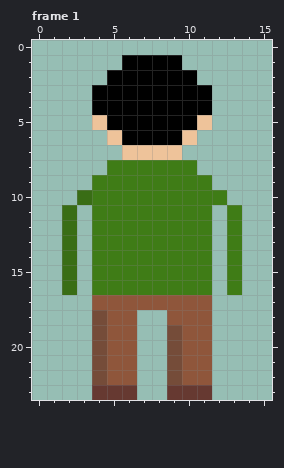
A pixel-art file gets an edit: art/player_up.aseprite. Above: the version before the commit.
16x24 pixels, 2 frames. Shown: frame 1. The commit also changed other frames, which this record leaves out.
Once edited:
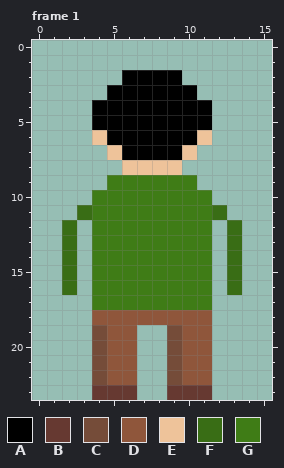
Palette (. is transparent): A #000000  B #663931  C #754c39  D #8f563b  E #eec39a  F #396d15  G #3f7c16
Changes in this commit:
Frame 1:
y 1: x 6..9 AAAA -> ....
y 2: x 5 A -> .; x 10 A -> .
y 3: x 4 A -> .; x 11 A -> .
y 5: x 4 E -> A; x 11 E -> A
y 6: x 4..5 .E -> EA; x 10..11 E. -> AE
y 7: x 5..10 .EEEE. -> EAAAAE
y 8: x 5..10 GGGGGG -> .EEEE.
y 9: x 4 G -> .; x 11 G -> .
y 10: x 3 F -> .; x 12 G -> .
y 11: x 2..3 F. -> .F; x 12..13 .G -> F.
y 12..16: x 13 G -> F
y 17: x 4..11 DDDDDDDD -> GGGGGGGG
y 18: x 4 C -> D; x 7..8 .. -> DD
